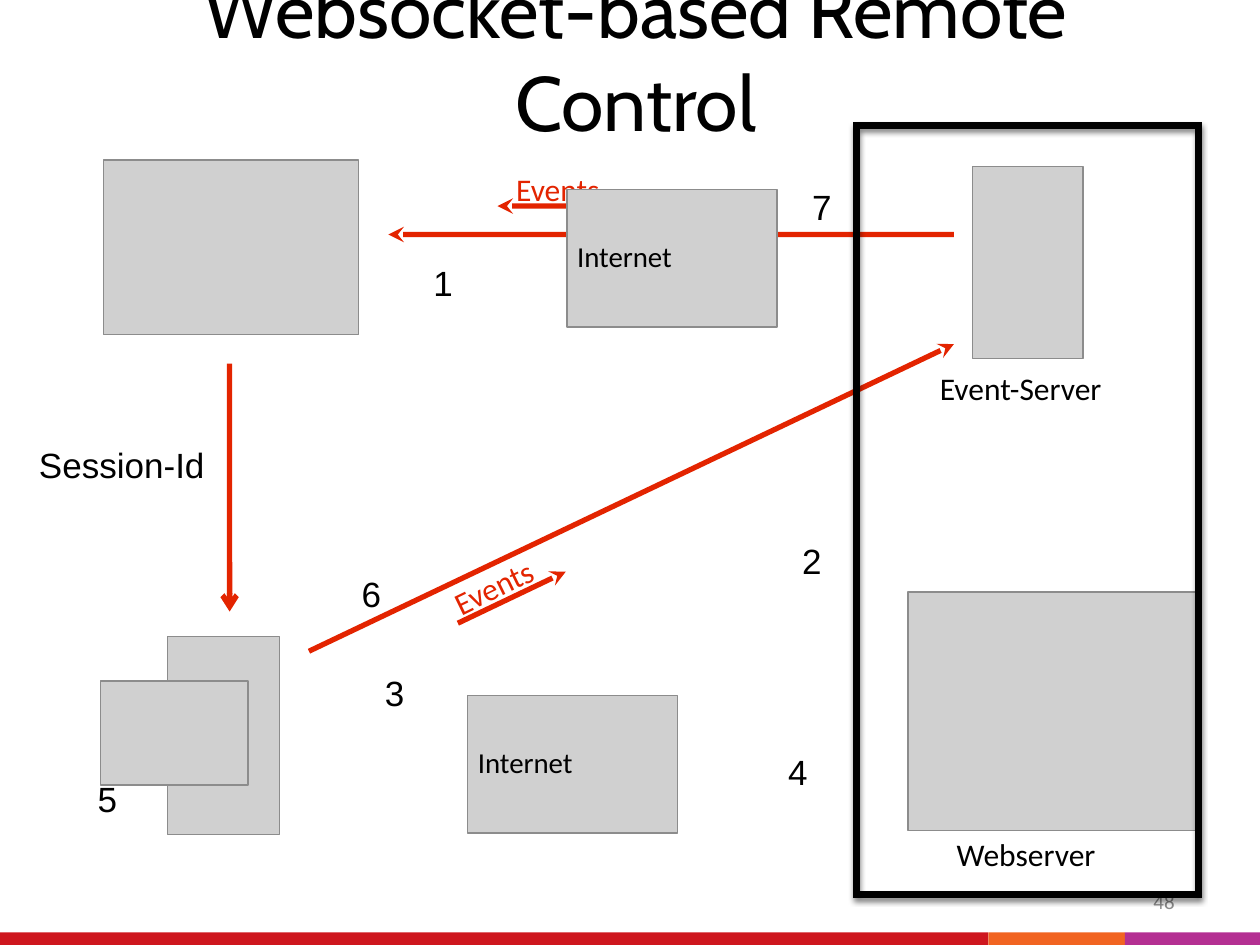
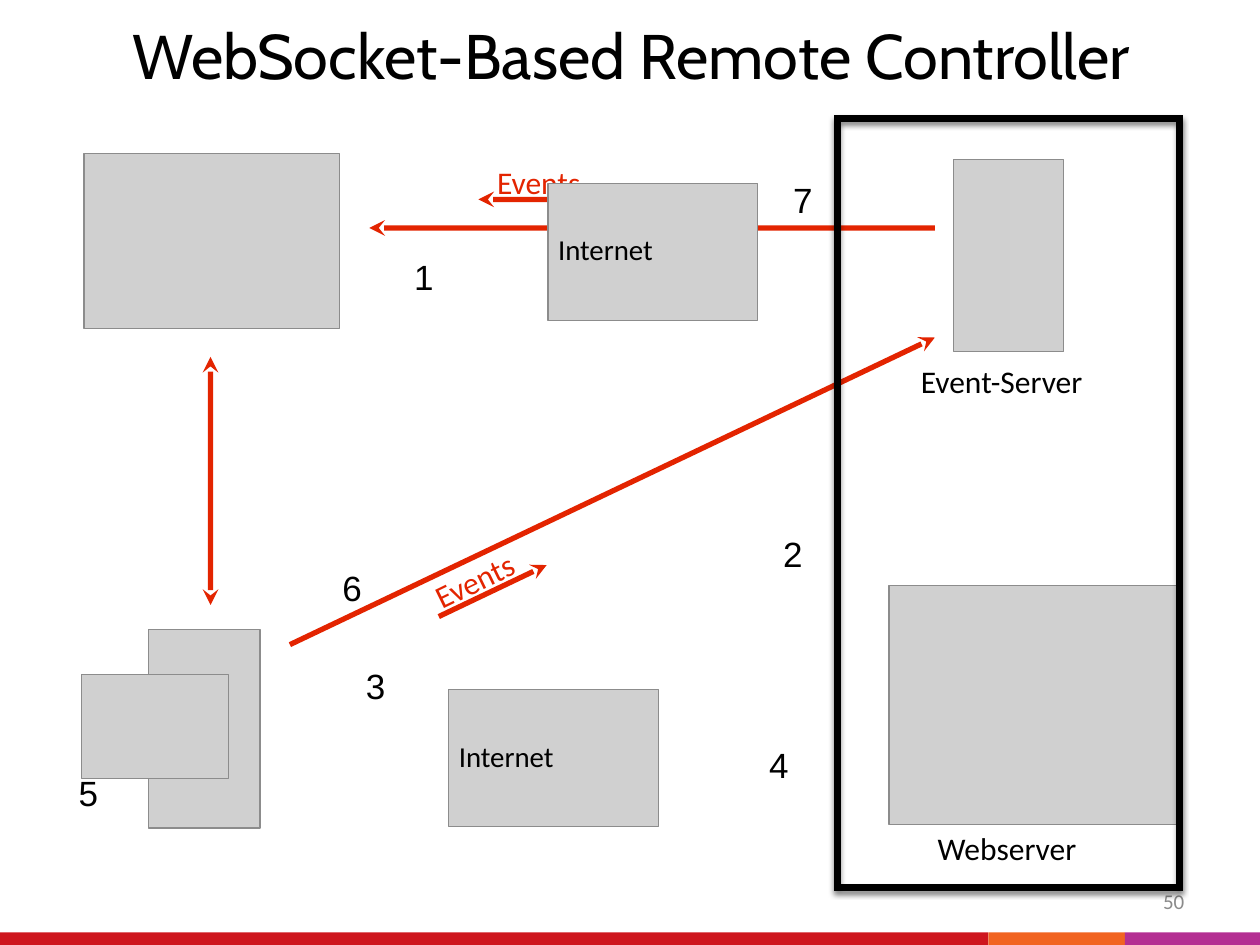
Before and after one commit to WebSocket101/WebSocket_Workshop_Froscon, a slide deck: slide 50 of Folien.pptx (slide 48 before the commit). Drawn at 1260x945 pixels with LibreOffice and Linux fonts; fonts in the diff are those of the drawing; grey boxes stand for pictures. Boxes give left, top, right and bottom in pixels: in the first picture for what was removed or moved away, otherwise in the second. Text is boxed around its words. In the diff, an @@ line names an element or a change of style, - is before the commit and + after.

```diff
--- a/Folien.pptx
+++ b/Folien.pptx
@@ title at (x1=132, y1=31, x2=1130, y2=80): text changed; size 44 to 36 pt @@
-Websocket-based Remote Control
+WebSocket-Based Remote Controller
@@ 2 arrows, 1 text, 1 rectangle moved together from (x1=457, y1=126, x2=1200, y2=895) to (x1=438, y1=118, x2=1181, y2=887) @@
@@ 12 texts, 7 pictures, 2 rectangles, 2 arrows, 1 double arrow moved together from (x1=76, y1=160, x2=1196, y2=929) to (x1=57, y1=154, x2=1177, y2=922) @@
@@ arrow (210, 357) - (210, 605): arrow to double arrow @@
@@ text removed at (x1=39, y1=452, x2=204, y2=479) @@
-Session-Id
@@ page number at (x1=1163, y1=891, x2=1184, y2=909): text changed @@
-48
+50
```
Also in this commit, not shown: 2 other slides changed, 3 slides added.
